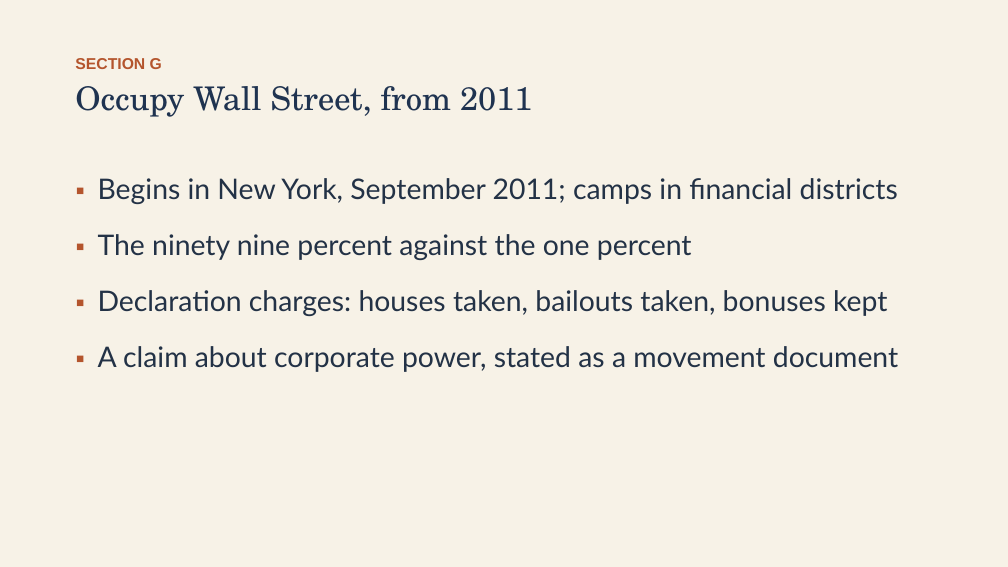
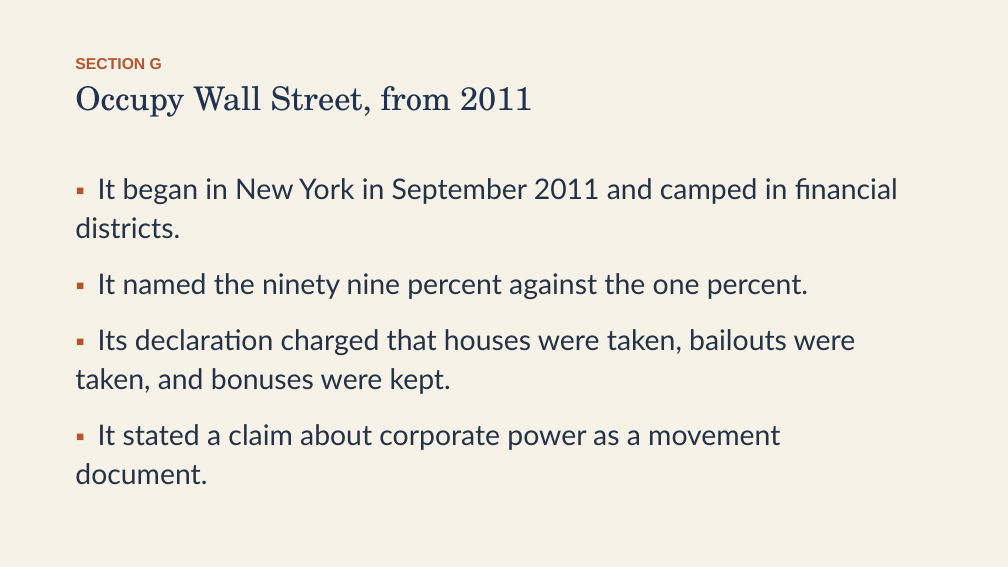
Before and after one commit to ab17gthb/humanities-curriculum-group, a slide deck: slide 25 of modern-america/lesson-07/lesson-07-slides.pptx. Drawn at 1008x567 pixels with LibreOffice and Linux fonts; fonts in the diff are those of the drawing. Boxes give left, top, right and bottom in pixels: in the first picture for what was removed or moved away, otherwise in the second. Text is boxed around its words. In the diff, an @@ line names an element or a change of style, - is before the commit and + after.

```diff
--- a/modern-america/lesson-07/lesson-07-slides.pptx
+++ b/modern-america/lesson-07/lesson-07-slides.pptx
@@ text at (75,178,898,485): text changed @@
-▪ Begins in New York, September 2011; camps in financial districts
-▪ The ninety nine percent against the one percent
-▪ Declaration charges: houses taken, bailouts taken, bonuses kept
-▪ A claim about corporate power, stated as a movement document
+▪ It began in New York in September 2011 and camped in financial districts.
+▪ It named the ninety nine percent against the one percent.
+▪ Its declaration charged that houses were taken, bailouts were taken, and bonuses were kept.
+▪ It stated a claim about corporate power as a movement document.
```
Also in this commit, not shown: 9 other slides changed, 6 other files.
